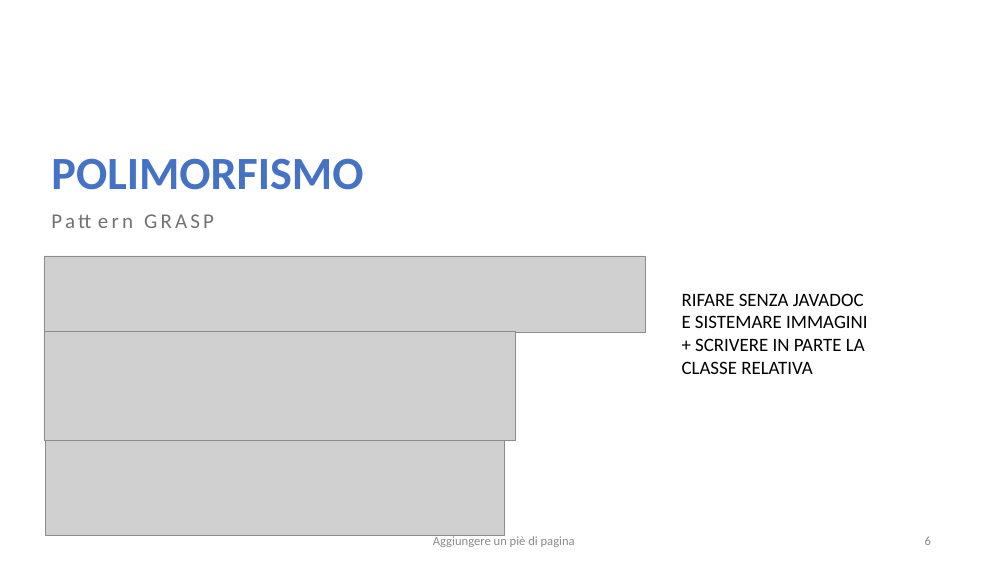
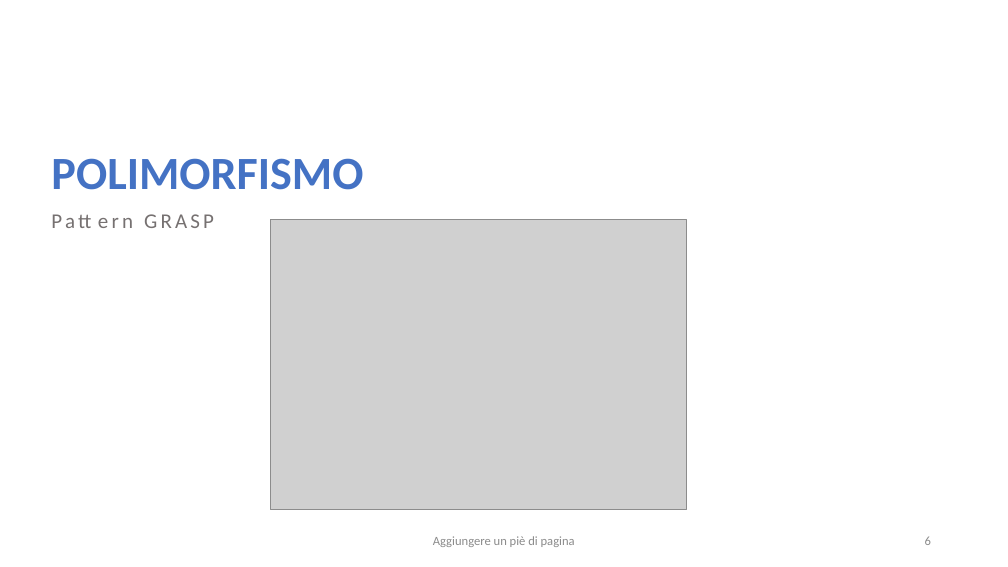
Before and after one commit to salvalai-matteo/EventBookDocumentation, a slide deck: slide 6 of Progetto Ingegneria SW.pptx. Drawn at 1008x567 pixels with LibreOffice and Linux fonts; fonts in the diff are those of the drawing; grey boxes stand for pictures. Boxes give left, top, right and bottom in pixels: in the first picture for what was removed or moved away, otherwise in the second. Text is boxed around its words. In the diff, an @@ line names an element or a change of style, - is before the commit and + after.

```diff
--- a/Progetto Ingegneria SW.pptx
+++ b/Progetto Ingegneria SW.pptx
@@ picture added at [270,219,687,510] @@
@@ picture removed at [44,256,646,333] @@
@@ text removed at [682,293,867,374] @@
-RIFARE SENZA JAVADOC E SISTEMARE IMMAGINI + SCRIVERE IN PARTE LA CLASSE RELATIVA
@@ picture removed at [44,331,515,441] @@
@@ picture removed at [46,441,505,535] @@
```
Also in this commit, not shown: 11 other slides changed, 2 slides added, 2 other files.
